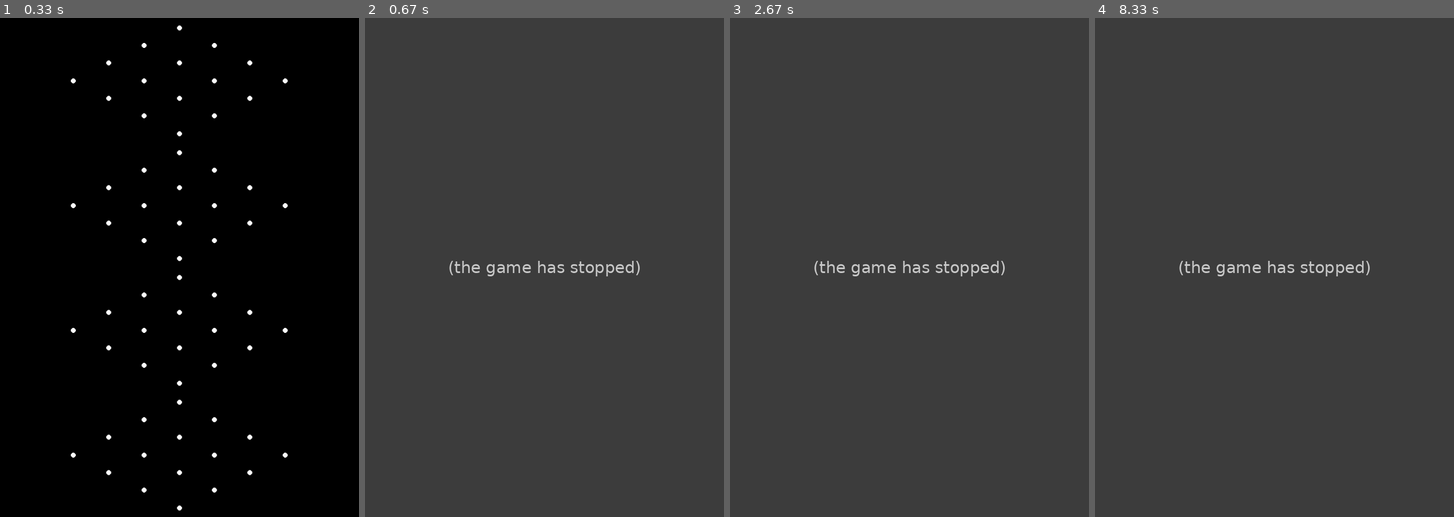
Above: before the commit, frames 1-4 (left to right).
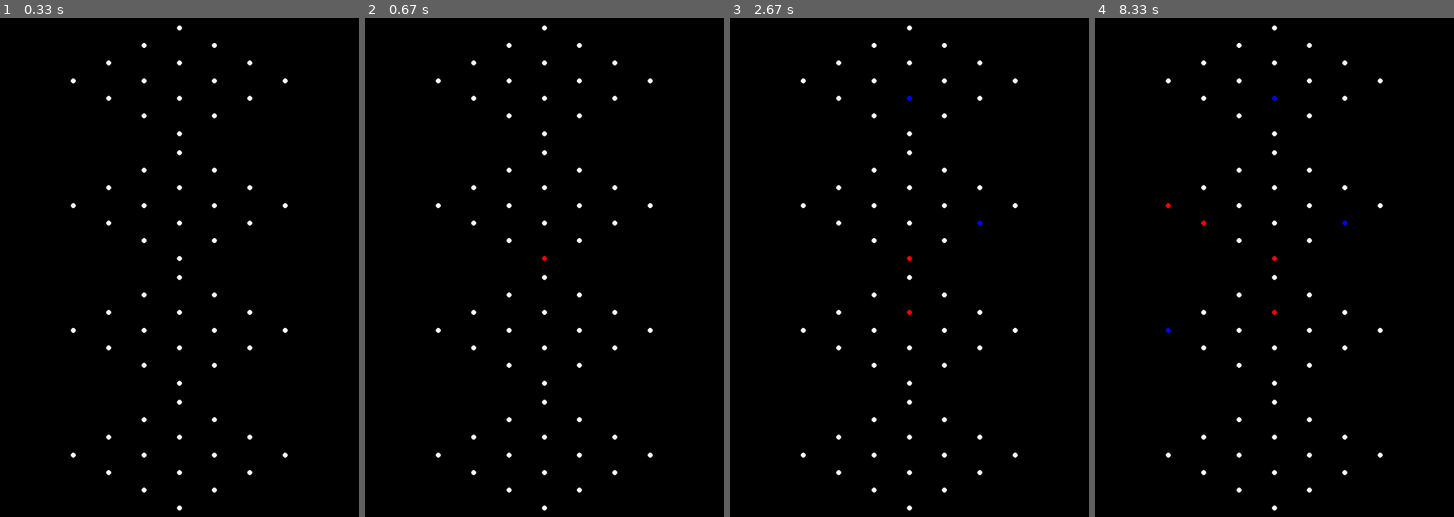
Above: after the commit, the same moments.

Repository: kluedemann/GitGud
Game: pygame game, started from main2.py
The game is run twice, just before and just after one commit, with the same random seed, the same clock (stepped at 60 frames per second) and the same inputs.
Inputs (mouse positions are in pixels of both pictures, inside the frame that each line leads up to):
- Up to frame 1 (0.33 s): no input
- Up to frame 2 (0.67 s): click (544, 267) at 0.38 s
- Up to frame 3 (2.67 s): move the mouse to (916, 97) at 1.17 s; click (916, 97) at 1.35 s; click (913, 322) at 1.95 s; press the mouse at (913, 322) at 2.4 s; move the mouse to (948, 272) at 2.5 s; release the mouse at (981, 227) at 2.63 s
- Up to frame 4 (8.33 s): move the mouse to (1163, 202) at 4.12 s; click (1163, 202) at 4.53 s; move the mouse to (1173, 322) at 6.08 s; click (1173, 322) at 6.53 s; move the mouse to (1195, 227) at 7.12 s; click (1195, 227) at 7.58 s; move the mouse to (1202, 307) at 8.18 s

Frame 1 is identical in both runs. In frame 2, 100% of the frame differs, in the area x 0-100%, y 0-100%; in frame 3, 100%; in frame 4, 100%.
Error before the commit: TypeError: Game.check_win() takes 1 positional argument but 2 were given (main2.py line 85); the game stopped at 0.43 s (later frames are placeholders)

Commit message:
Check game over

Diff:
--- a/main2.py
+++ b/main2.py
@@ -127,13 +127,59 @@
             coords.append(table)
         return coords
 
-    def check_win(self):
+    def check_win(self, player):
         # Check rows/cols
         # assuming x == y == z
+        n = self.l
+        for i in range(n):
+            for j in range(n):
+                count = [0, 0, 0]
+                for k in range(n):
+                    if self.board[i][j][k] == player:
+                        count[0] += 1
+                    if self.board[i][k][j] == player:
+                        count[1] += 1
+                    if self.board[k][i][j] == player:
+                        count[2] += 1
+                for k in range(3):
+                    if count[k] == n:
+                        return True
+        for i in range(n):
+            count = [0] * 6
+            for k in range(n):
+                if self.board[i][k][k] == player:
+                    count[0] += 1
+                if self.board[k][i][k] == player:
+                    count[1] += 1
+                if self.board[k][k][i] == player:
+                    count[2] += 1
+                if self.board[i][n-k-1][k] == player:
+                    count[3] += 1
+                if self.board[n-k-1][i][k] == player:
+                    count[4] += 1
+                if self.board[n-k-1][k][i] == player:
+                    count[5] += 1
+            for k in range(6):
+                if count[k] == n:
+                    return True
+        count = [0] * 4
+        for k in range(n):
+            if self.board[k][k][k] == player:
+                count[0] += 1
+            if self.board[k][k][n-k-1] == player:
+                count[1] += 1
+            if self.board[k][n-k-1][k] == player:
+                count[2] += 1
+            if self.board[k][n-k-1][n-k-1] == player:
+                count[3] += 1
+        for k in range(4):
+            if count[k] == n:
+                return True
         return False
 
 
     def __str__(self) -> str:
+        # Convert board to string
         string = ''
         for z in self.board:
             for x in z:
